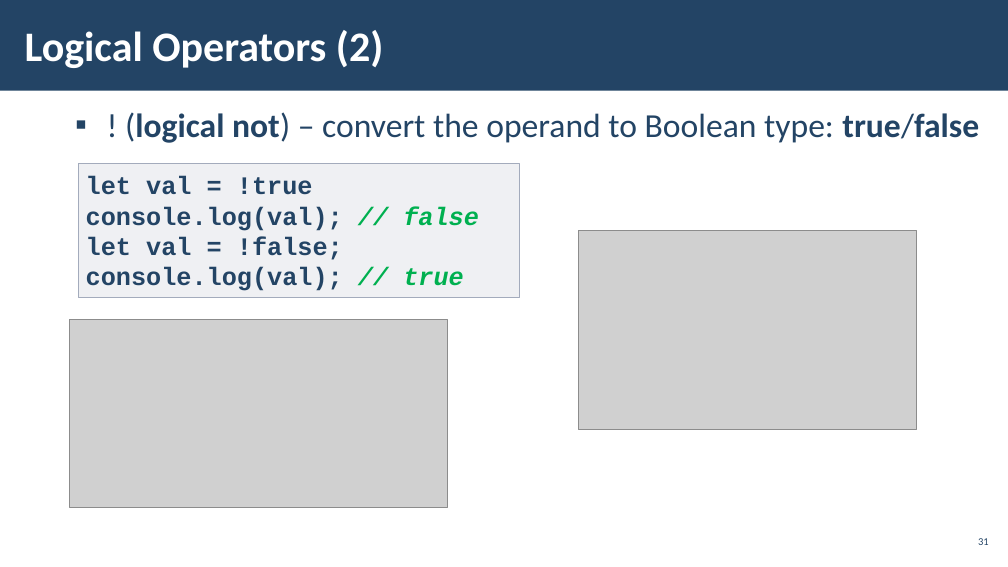
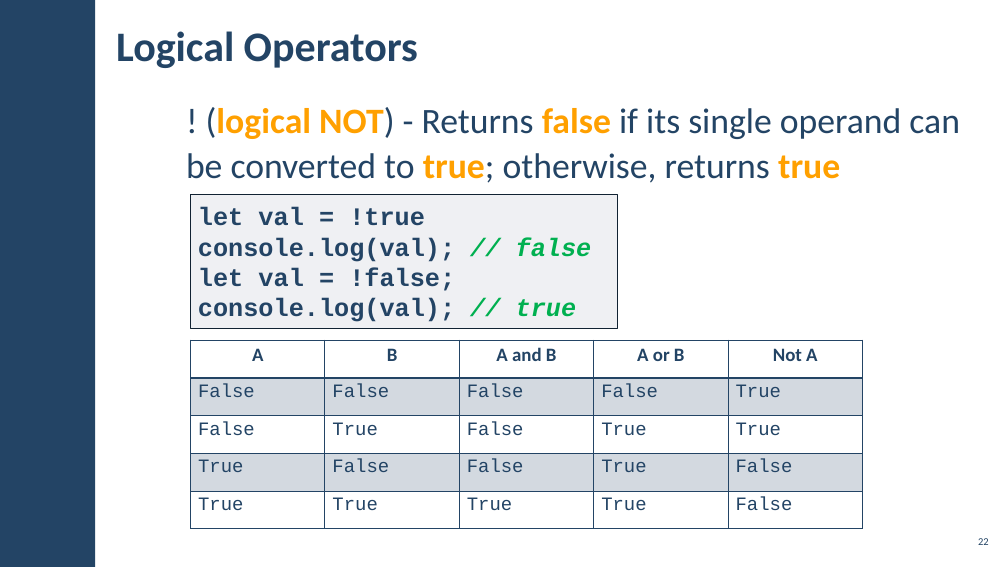
Before and after one commit to pirocorp/JS-Essentials, a slide deck: slide 22 of 01. JAVASCRIPT SYNTAX AND OPERATORS/01. JS-Fundamentals-JavaScript-Syntax-and-Operators.pptx (slide 31 before the commit). Drawn at 1008x567 pixels with LibreOffice and Linux fonts; fonts in the diff are those of the drawing; grey boxes stand for pictures; background and template pictures are left out. Boxes give left, top, right and bottom in pixels: in the first picture for what was removed or moved away, otherwise in the second. Text is boxed around its words. In the diff, an @@ line names an element or a change of style, - is before the commit and + after.

```diff
--- a/01. JAVASCRIPT SYNTAX AND OPERATORS/01. JS-Fundamentals-JavaScript-Syntax-and-Operators.pptx
+++ b/01. JAVASCRIPT SYNTAX AND OPERATORS/01. JS-Fundamentals-JavaScript-Syntax-and-Operators.pptx
@@ rectangle removed at [0,0,1008,91] @@
@@ rectangle added at [0,0,95,567], fill #234465 @@
@@ title at [116,31,418,68]: text changed; text colour #FFFFFF to #234465 @@
-Logical Operators (2)
+Logical Operators
@@ text at [186,107,960,183]: text changed; size 32 to 34 pt @@
-  ▪ ! (logical not) – convert the operand to Boolean type: true/false
+! (logical NOT) - Returns false if its single operand can be converted to true; otherwise, returns true
@@ rectangle "let val = !true": place and size @@
-rectangle "let val = !true" at [78,164,519,298]
+rectangle "let val = !true" at [191,195,618,329]
@@ rectangle "let val = !true" at [191,195,618,329]: outline #A3ABBC 1 pt to #112233 1 pt @@
@@ picture removed at [578,230,917,429] @@
@@ picture removed at [69,320,447,507] @@
@@ table added at [191,340,864,529], 5 rows, 5 columns @@
+A | B | A and B | A or B | Not A
+False | False | False | False | True
+False | True | False | True | True
+True | False | False | True | False
+True | True | True | True | False
@@ page number at [978,538,989,545]: text changed @@
-31
+22
```
Also in this commit, not shown: 26 other slides changed, 35 slides added, 13 slides removed.
